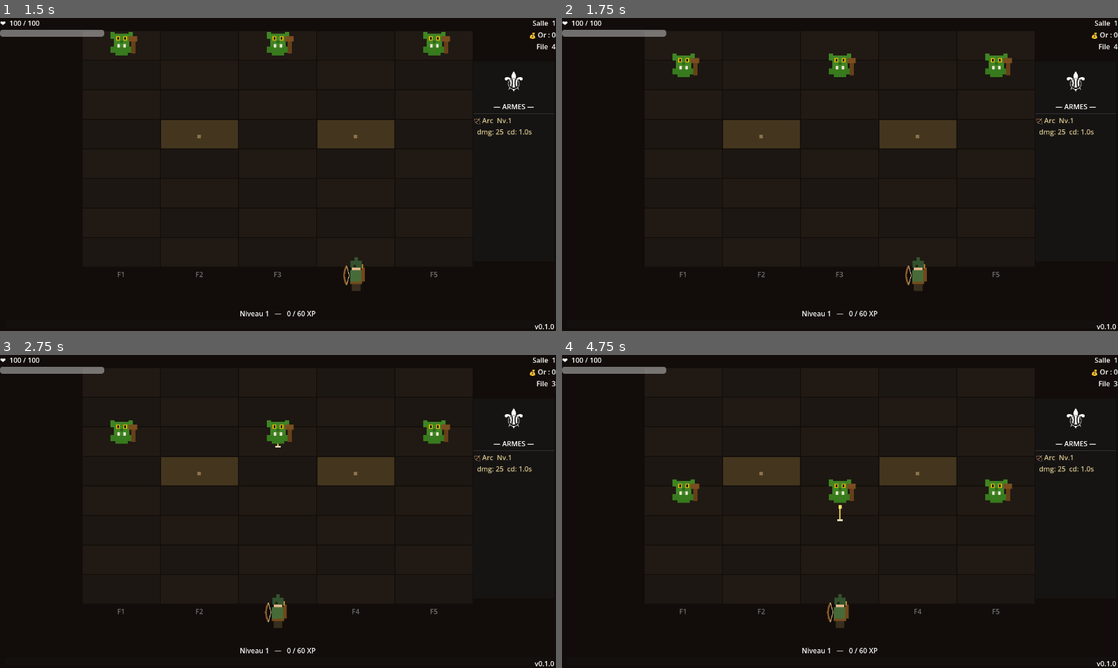
Above: before the commit, frames 1-4 (two rows, left to right).
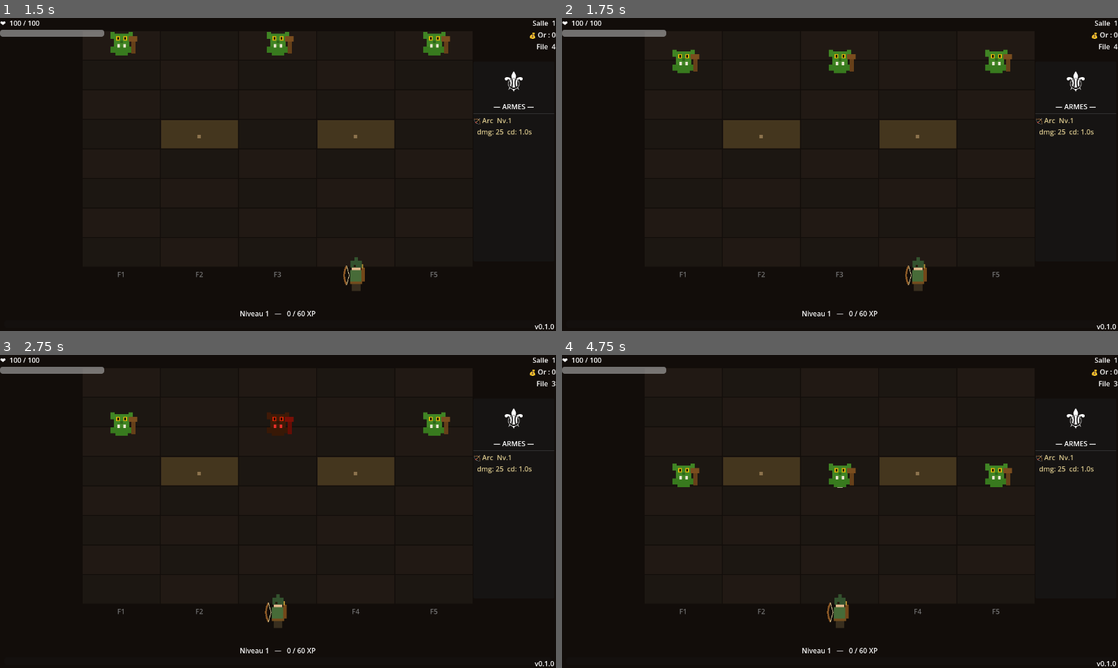
Above: after the commit, the same moments.

Repository: aerthur/game-the-door-beneath
Game: Godot game, scene res://scenes/title_screen.tscn
The game is run twice, just before and just after one commit, with the same random seed, the same clock (stepped at 60 frames per second) and the same inputs.
Inputs:
- Up to frame 1 (1.5 s): click "⚔ Nouvelle partie" at 0.5 s; tap Enter at 1.25 s; hold Right (lane_right) from 1.28 s (still down); hold Space (next_room) from 1.28 s (still down)
- Up to frame 2 (1.75 s): keep holding Right (lane_right); keep holding Space (next_room)
- Up to frame 3 (2.75 s): release Right (lane_right) at 2.03 s; release Space (next_room) at 2.03 s; hold Left (lane_left) from 2.03 s (still down); tap Space (next_room) at 2.1 s
- Up to frame 4 (4.75 s): release Left (lane_left) at 2.78 s; hold Space (next_room) 2.78-3.53 s; hold Right (lane_right) 2.78-4.28 s; tap Space (next_room) at 3.6 s; tap Enter at 4.25 s; hold Left (lane_left) from 4.28 s (still down); hold Space (next_room) from 4.28 s (still down)

Frame 1 is identical in both runs. In frame 2, 0.7% of the frame differs, in the area x 19-81%, y 10-19%; in frame 3, 1.0%; in frame 4, 1.4%, in the area x 19-81%, y 34-54%.

Commit message:
fix tick move for red gobelin & boss

Diff:
--- a/scripts/game.gd
+++ b/scripts/game.gd
@@ -22,7 +22,8 @@
 var active_gems : Array = []
 
 var tick_acc      : float = 0.0
-var tick_interval : float = 1.0
+var tick_interval : float = 0.5   # demi-tick : rapides avancent chaque demi-tick, lents tous les 2
+var _tick_index   : int   = 0
 
 @onready var monsters_node  : Node2D      = $Monsters
 @onready var player_node    : Node2D      = $Player
@@ -157,14 +158,17 @@
 
 # ── Tick ─────────────────────────────────────────────────────────
 func _do_tick():
+	_tick_index += 1
 	for r in range(BoardGeometry.GRID_ROWS - 1, -1, -1):
 		for l in range(BoardGeometry.GRID_COLUMNS):
 			var m = board_state.get_cell_occupant(r, l)
 			if m == null: continue
+			# Monstres lents (move_speed=1) : seulement les demi-ticks pairs
+			if m.move_speed < 2 and _tick_index % 2 != 0: continue
 			m.tick_freeze()
 			if m.frozen_ticks > 0: continue
 
-			var new_row = r + m.move_speed
+			var new_row = r + 1  # toujours 1 case, peu importe move_speed
 			if new_row >= BoardGeometry.GRID_ROWS:
 				var dmg   = m.damage
 				var mtype = m.monster_type
--- a/scripts/game_constants.gd
+++ b/scripts/game_constants.gd
@@ -152,6 +152,6 @@
 	"bombe":      {"name": "Bombe",      "base_dmg": 20, "cd": 2.5,  "desc": "Explose sur 3 files voisines",       "icon": "💣", "icon_path": ""},
 	"eclair":     {"name": "Eclair",     "base_dmg": 16, "cd": 1.5,  "desc": "Frappe tous les ennemis de la file", "icon": "⚡", "icon_path": ""},
 	"tourbillon": {"name": "Tourbillon", "base_dmg": 12, "cd": 2.0,  "desc": "1ère rangée de chaque file",         "icon": "🌀", "icon_path": ""},
-	"givre":      {"name": "Givre",      "base_dmg": 8,  "cd": 1.5,  "desc": "Ralentit l'ennemi 2 ticks",          "icon": "❄️", "icon_path": ""},
+	"givre":      {"name": "Givre",      "base_dmg": 8,  "cd": 1.5,  "desc": "Ralentit l'ennemi 4 ticks",          "icon": "❄️", "icon_path": ""},
 	"sismique":   {"name": "Sismique",   "base_dmg": 9,  "cd": 3.0,  "desc": "2 dernières rangées, toutes files",  "icon": "🪨", "icon_path": ""},
 }
--- a/scripts/game_weapons.gd
+++ b/scripts/game_weapons.gd
@@ -91,13 +91,12 @@
 			visuals.shoot_arrow(player_lane, r, 0.2, Color(0.4, 0.85, 1.0), 3.0)
 			await get_tree().create_timer(0.2).timeout
 			if is_instance_valid(m):
-				m.freeze(2)
+				m.freeze(4)  # 4 demi-ticks = 2s effectifs (doublé pour compenser tick_interval=0.5)
 				deal_fn.call(m, r, player_lane, get_dmg(w))
 			return
 
 func _w_sismique(w: Dictionary):
-	visuals.show_quake()
 	for r in [BoardGeometry.GRID_ROWS - 1, BoardGeometry.GRID_ROWS - 2]:
 		for l in BoardGeometry.GRID_COLUMNS:
-			if r >= 0 and board_state.is_cell_occupied(r, l):
+			if board_state.is_cell_occupied(r, l):
 				deal_fn.call(board_state.get_cell_occupant(r, l), r, l, get_dmg(w))
